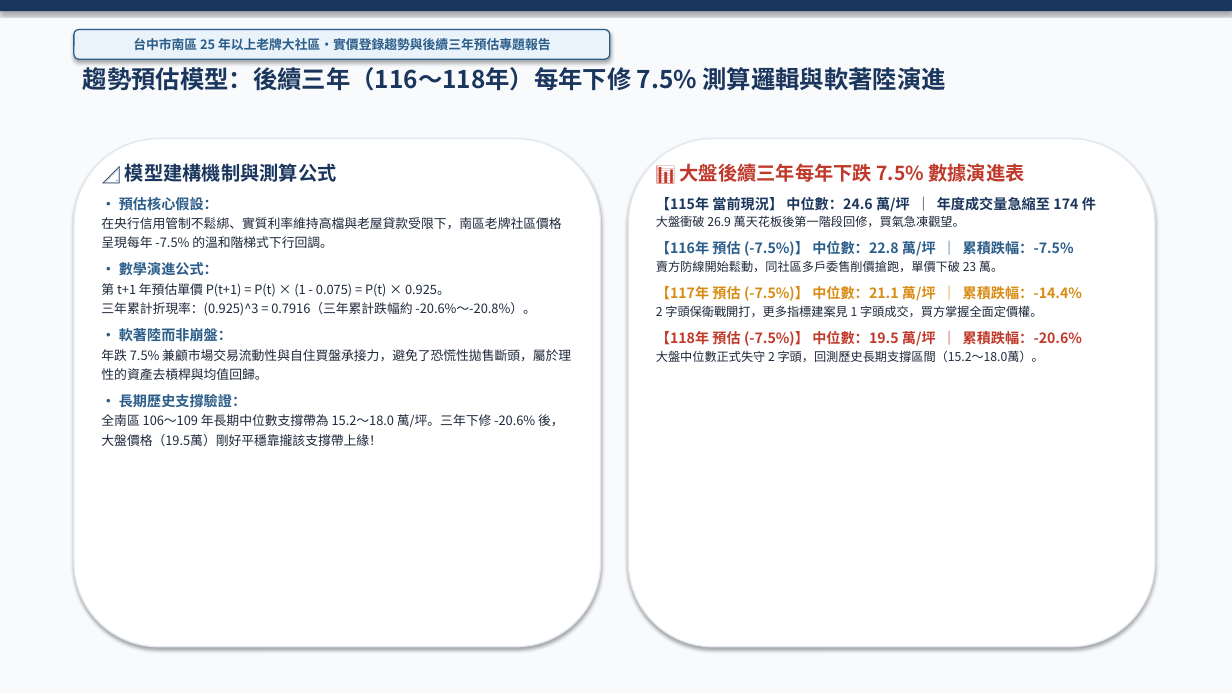
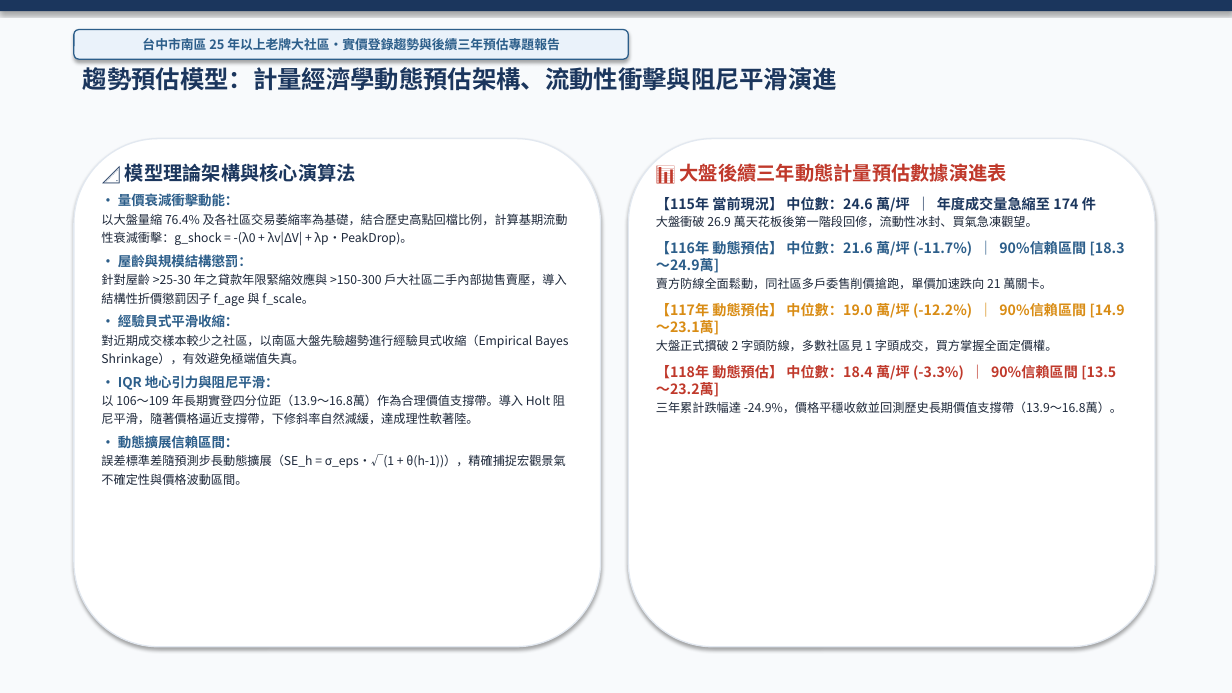
Before and after one commit to derekhcw168/taichung-house-hunting, a slide deck: slide 9 of 南區25年以上大型社區走勢圖/台中市南區老牌大型社區實價登錄趨勢與後續三年下跌預估分析.pptx. Drawn at 1232x693 pixels with LibreOffice and Linux fonts; fonts in the diff are those of the drawing. Boxes give left, top, right and bottom in pixels: in the first picture for what was removed or moved away, otherwise in the second. Text is boxed around its words. In the diff, an @@ line names an element or a change of style, - is before the commit and + after.

```diff
--- a/南區25年以上大型社區走勢圖/台中市南區老牌大型社區實價登錄趨勢與後續三年下跌預估分析.pptx
+++ b/南區25年以上大型社區走勢圖/台中市南區老牌大型社區實價登錄趨勢與後續三年下跌預估分析.pptx
@@ rounded rectangle "台中市南區 25 年以上老牌大社區・實價登錄趨勢與後續三年預估專題報告": place and size @@
-rounded rectangle "台中市南區 25 年以上老牌大社區・實價登錄趨勢與後續三年預估專題報告" at (74, 30, 610, 59)
+rounded rectangle "台中市南區 25 年以上老牌大社區・實價登錄趨勢與後續三年預估專題報告" at (74, 30, 628, 59)
@@ text at (83, 67, 837, 90): text changed @@
-趨勢預估模型：後續三年（116～118年）每年下修 7.5% 測算邏輯與軟著陸演進
+趨勢預估模型：計量經濟學動態預估架構、流動性衝擊與阻尼平滑演進
@@ text at (101, 163, 569, 485): text changed; size 10 to 9.5 pt @@
-📐 模型建構機制與測算公式
-• 預估核心假設：
-在央行信用管制不鬆綁、實質利率維持高檔與老屋貸款受限下，南區老牌社區價格呈現每年 -7.5% 的溫和階梯式下行回調。
-• 數學演進公式：
-第 t+1 年預估單價 P(t+1) = P(t) × (1 - 0.075) = P(t) × 0.925。
-三年累計折現率：(0.925)^3 = 0.7916（三年累計跌幅約 -20.6%～-20.8%）。
-• 軟著陸而非崩盤：
-年跌 7.5% 兼顧市場交易流動性與自住買盤承接力，避免了恐慌性拋售斷頭，屬於理性的資產去槓桿與均值回歸。
-• 長期歷史支撐驗證：
-全南區 106～109 年長期中位數支撐帶為 15.2～18.0 萬/坪。三年下修 -20.6% 後，大盤價格（19.5萬）剛好平穩靠攏該支撐帶上緣！
+📐 模型理論架構與核心演算法
+• 量價衰減衝擊動能：
+以大盤量縮 76.4% 及各社區交易萎縮率為基礎，結合歷史高點回檔比例，計算基期流動性衰減衝擊：g_shock = -(λ0 + λv|ΔV| + λp·PeakDrop)。
+• 屋齡與規模結構懲罰：
+針對屋齡 >25-30 年之貸款年限緊縮效應與 >150-300 戶大社區二手內部拋售賣壓，導入結構性折價懲罰因子 f_age 與 f_scale。
+• 經驗貝式平滑收縮：
+對近期成交樣本較少之社區，以南區大盤先驗趨勢進行經驗貝式收縮（Empirical Bayes Shrinkage），有效避免極端值失真。
+• IQR 地心引力與阻尼平滑：
+以 106～109 年長期實登四分位距（13.9～16.8萬）作為合理價值支撐帶。導入 Holt 阻尼平滑，隨著價格逼近支撐帶，下修斜率自然減緩，達成理性軟著陸。
+• 動態擴展信賴區間：
+誤差標準差隨預測步長動態擴展（SE_h = σ_eps·√(1 + θ(h-1))），精確捕捉宏觀景氣不確定性與價格波動區間。
@@ text at (680, 163, 1007, 182): text changed @@
-📊 大盤後續三年每年下跌 7.5% 數據演進表
+📊 大盤後續三年動態計量預估數據演進表
@@ text at (656, 215, 1125, 413): text changed; size 9.5 to 11 pt; bold on @@
-大盤衝破 26.9 萬天花板後第一階段回修，買氣急凍觀望。
-【116年 預估 (-7.5%)】 中位數：22.8 萬/坪 ｜ 累積跌幅：-7.5%
-賣方防線開始鬆動，同社區多戶委售削價搶跑，單價下破 23 萬。
-【117年 預估 (-7.5%)】 中位數：21.1 萬/坪 ｜ 累積跌幅：-14.4%
-2 字頭保衛戰開打，更多指標建案見 1 字頭成交，買方掌握全面定價權。
-【118年 預估 (-7.5%)】 中位數：19.5 萬/坪 ｜ 累積跌幅：-20.6%
-大盤中位數正式失守 2 字頭，回測歷史長期支撐區間（15.2～18.0萬）。
+大盤衝破 26.9 萬天花板後第一階段回修，流動性冰封、買氣急凍觀望。
+【116年 動態預估】 中位數：21.6 萬/坪 (-11.7%) ｜ 90%信賴區間 [18.3～24.9萬]
+賣方防線全面鬆動，同社區多戶委售削價搶跑，單價加速跌向 21 萬關卡。
+【117年 動態預估】 中位數：19.0 萬/坪 (-12.2%) ｜ 90%信賴區間 [14.9～23.1萬]
+大盤正式摜破 2 字頭防線，多數社區見 1 字頭成交，買方掌握全面定價權。
+【118年 動態預估】 中位數：18.4 萬/坪 (-3.3%) ｜ 90%信賴區間 [13.5～23.2萬]
+三年累計跌幅達 -24.9%，價格平穩收斂並回測歷史長期價值支撐帶（13.9～16.8萬）。
```
Also in this commit, not shown: 20 other slides changed, 3 other files.
